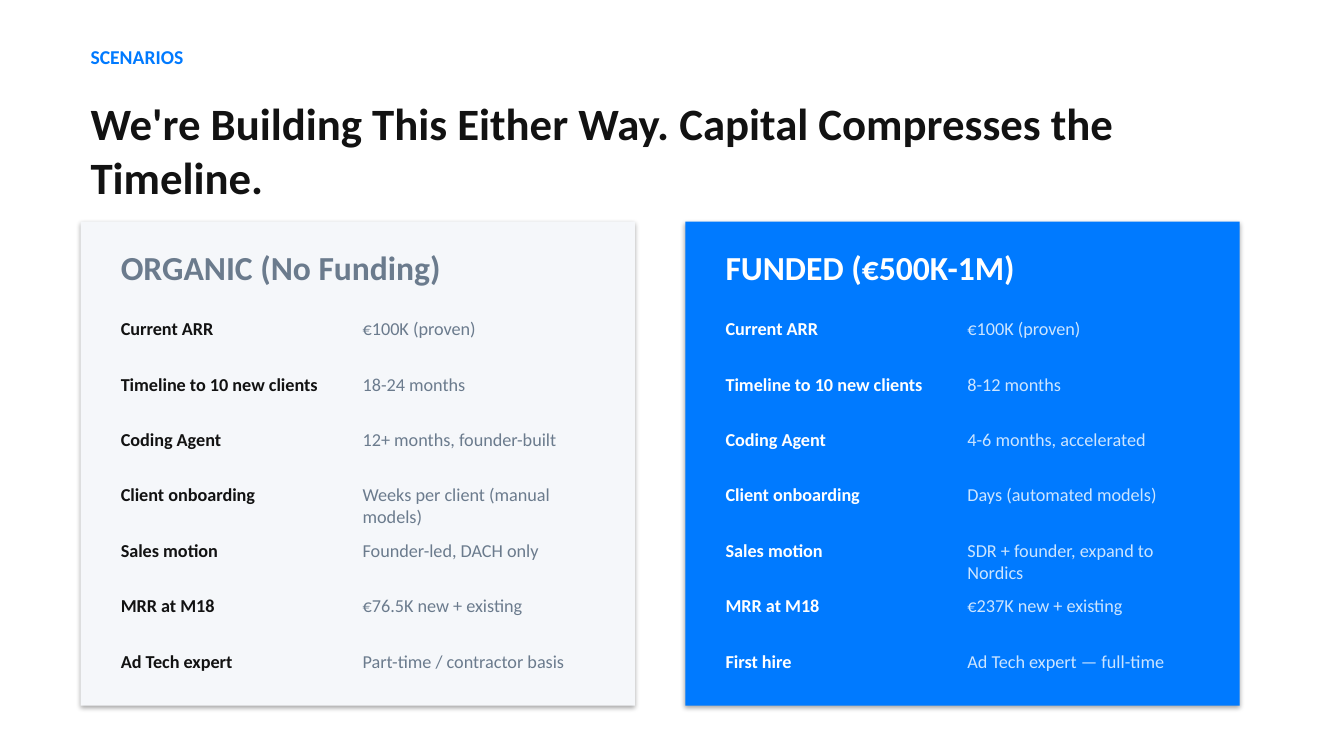
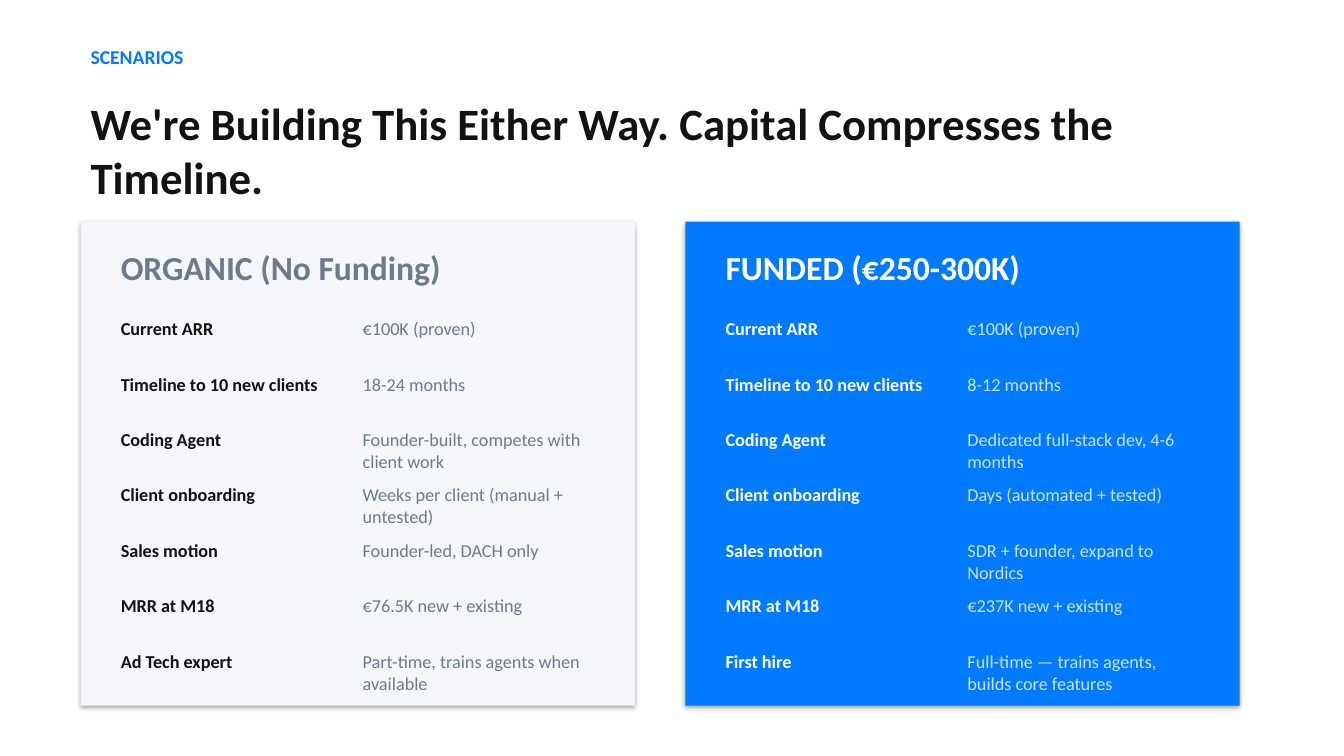
Before and after one commit to kostaspaps/NG, a slide deck: slide 13 of Lupe_Investor_Deck.pptx. Drawn at 1344x756 pixels with LibreOffice and Linux fonts; fonts in the diff are those of the drawing. Boxes give left, top, right and bottom in pixels: in the first picture for what was removed or moved away, otherwise in the second. Text is boxed around its words. In the diff, an @@ line names an element or a change of style, - is before the commit and + after.

```diff
--- a/Lupe_Investor_Deck.pptx
+++ b/Lupe_Investor_Deck.pptx
@@ text at [726, 255, 1020, 285]: text changed @@
-FUNDED (€500K-1M)
+FUNDED (€250-300K)
@@ text at [363, 433, 581, 468]: text changed @@
-12+ months, founder-built
+Founder-built, competes with client work
@@ text at [967, 433, 1174, 468]: text changed @@
-4-6 months, accelerated
+Dedicated full-stack dev, 4-6 months
@@ text at [363, 488, 550, 525]: text changed @@
-Weeks per client (manual models)
+Weeks per client (manual + untested)
@@ text at [967, 488, 1162, 504]: text changed @@
-Days (automated models)
+Days (automated + tested)
@@ text at [363, 655, 580, 690]: text changed @@
-Part-time / contractor basis
+Part-time, trains agents when available
@@ text at [967, 655, 1156, 690]: text changed @@
-Ad Tech expert — full-time
+Full-time — trains agents, builds core features
```
Also in this commit, not shown: 4 other slides changed, 1 slide added, 1 slide removed, 1 other file.
